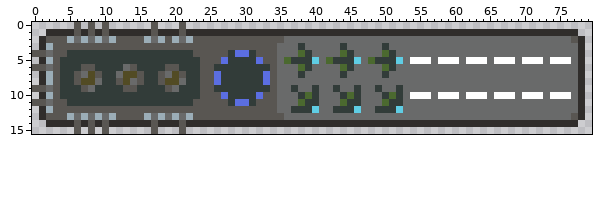
Two states of a sprite sheet, src/assets/Carrier.png. The picture above was drawn from the file before the commit.
The file is 80x16 pixels.
New version:
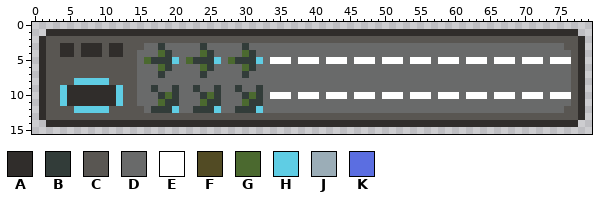
Palette (. is transparent): A #302d2b  B #323c39  C #595652  D #696a6a  E #ffffff  F #524b24  G #4b692f  H #5fcde4  J #9badb7  K #5b6ee1
Changes in this commit:
y 0: x 6 C -> .; x 8 C -> .; x 10 C -> .; x 17 C -> .; x 21 C -> .
y 1: x 6 C -> A; x 8 C -> A; x 10 C -> A; x 17 C -> A; x 21 C -> A
y 2: x 5..11 JDJDJDJ -> CCCCCCC; x 16..18 JDJ -> CCC; x 20..22 JDJ -> CCC; x 36..76 DDDDDDDDDDDDDDDDDDDDDDDDDDDDDDDDDDDDDDDDD -> CCCCCCCCCCCCCCCCCCCCCCCCCCCCCCCCCCCCCCCCC
y 3: x 2 J -> C; x 4..5 CC -> AA; x 7..9 CCC -> AAA; x 11..12 CC -> AA; x 16..34 CCCCCCCCCCCCCCCCCCC -> DDBDDDDDBDDDDDBDDDD; x 38 B -> D; x 44 B -> D; x 50 B -> D; x 76..77 DD -> CC
y 4: x 0..2 CCD -> .AC; x 4..18 CBBBBBBBBBBBBBB -> AACAAACAACCDDDG; x 20..30 BBBCCCCCBKK -> DDDDGBDDDDG; x 32..34 CCC -> DDD; x 38..39 GB -> DD; x 44..45 GB -> DD; x 50..51 GB -> DD; x 77 D -> C
y 5: x 2 J -> C; x 4..16 BBBBBBBBBBBBB -> CCCCCCCCCCCDG; x 20..22 BBB -> HDG; x 24..28 CCCKB -> BBHDG; x 32..40 KCCDGBBBH -> HDEEEDEEE; x 42..52 GBBBHDGBBBH -> EEEDEEEDEEE; x 77 D -> C
y 6: x 0..2 CCD -> .AC; x 4..6 BBB -> CCC; x 9..13 BBBBD -> CCCCC; x 15..30 BBBBCCBBBCCBBBBB -> DDDGBDDDDGBDDDDG; x 32..34 BBC -> DDD; x 38..39 GB -> DD; x 44..45 GB -> DD; x 50..51 GB -> DD; x 77 D -> C
y 7: x 2 J -> C; x 4..5 BB -> CC; x 7..8 DF -> CC; x 10..18 BBDFFCBBC -> CCCCCDDDB; x 20..29 FCBBCCKBBB -> DDDDBDDDDD; x 31..34 BBKC -> DDDD; x 38 B -> D; x 44 B -> D; x 50 B -> D; x 77 D -> C
y 8: x 2 J -> C; x 4..11 BBCFFDBB -> CCHHHHHC; x 13..20 FDCBBCFF -> CCDDDDDD; x 22..34 BBCCKBBBBBBKC -> DDDDDDDDDDDDD; x 77 D -> C
y 9: x 0..2 CCD -> .AC; x 4..12 BBBCDBBBB -> HAAAAAAAH; x 15..16 BB -> DD; x 18..22 BCDBB -> DDBDD; x 24..25 CC -> DD; x 27..28 BB -> DD; x 30..31 BB -> DD; x 33..34 BC -> DD; x 37 B -> D; x 40 B -> D; x 43 B -> D; x 46 B -> D; x 49 B -> D; x 52 B -> D; x 77 D -> C
y 10: x 2 J -> C; x 4..17 BBBBBBBBBBBBBB -> HAAAAAAAHCCDDD; x 19 B -> G; x 21..29 BBBCCCKBB -> DDDBGBDDD; x 31..36 BKCCDD -> GBDEEE; x 38..40 BGB -> EEE; x 42..48 DDBGBDD -> EEEDEEE; x 50..52 BGB -> EEE; x 77 D -> C
y 11: x 0..2 CCD -> .AC; x 4..18 CBBBBBBBBBBBBBB -> HAAAAAAAHCCDDDG; x 21..30 BBCCCCCBKK -> DDDGBBDDDG; x 32..34 CCC -> BDD; x 38..40 GBB -> DDD; x 44..46 GBB -> DDD; x 50..52 GBB -> DDD; x 77 D -> C
y 12: x 2 J -> C; x 6..10 CCCCC -> HHHHH; x 16..34 CCCCCCCCCCCCCCCCCCC -> DBBBHDDBBBHDDBBBHDD; x 37..40 BBBH -> DDDD; x 43..46 BBBH -> DDDD; x 49..52 BBBH -> DDDD; x 76..77 DD -> CC
y 13: x 5..11 JDJDJDJ -> CCCCCCC; x 16..22 JDJDJDJ -> CCCCCCC; x 36..76 DDDDDDDDDDDDDDDDDDDDDDDDDDDDDDDDDDDDDDDDD -> CCCCCCCCCCCCCCCCCCCCCCCCCCCCCCCCCCCCCCCCC
y 14: x 6 C -> A; x 8 C -> A; x 10 C -> A; x 17 C -> A; x 21 C -> A
y 15: x 6 C -> .; x 8 C -> .; x 10 C -> .; x 17 C -> .; x 21 C -> .
